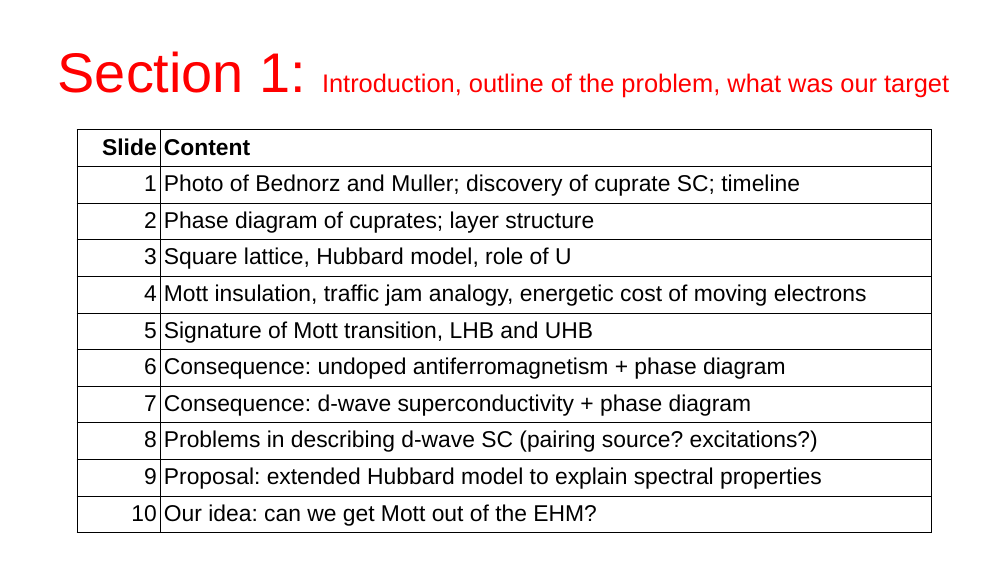
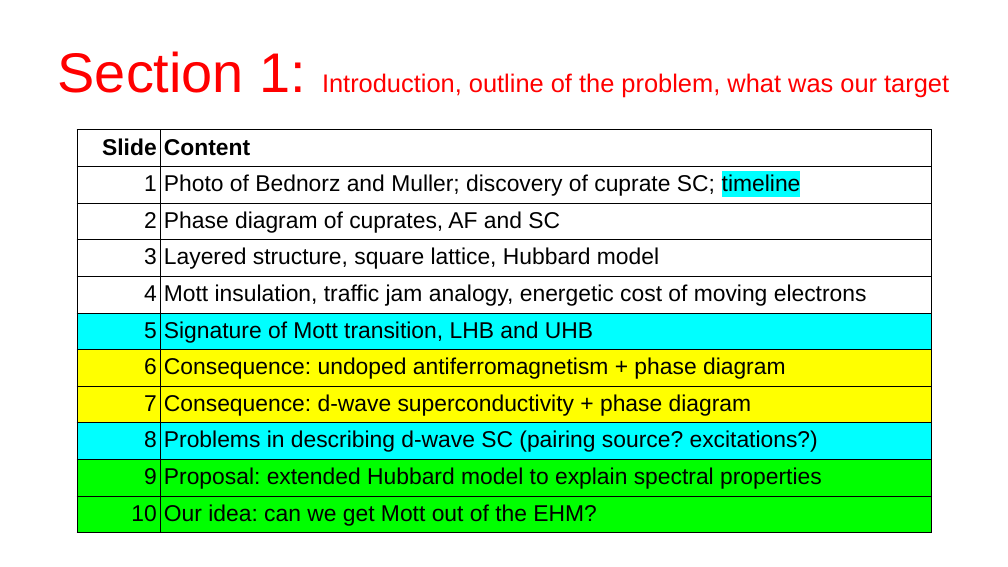
Before and after one commit to nepero27178/EHM-HF, a slide deck: slide 5 of Slides/draft.odp. Drawn at 1008x567 pixels with LibreOffice and Linux fonts; fonts in the diff are those of the drawing. Boxes give left, top, right and bottom in pixels: in the first picture for what was removed or moved away, otherwise in the second. Text is boxed around its words. In the diff, an @@ line names an element or a change of style, - is before the commit and + after.

Commit message:
progress on slides

```diff
--- a/Slides/draft.odp
+++ b/Slides/draft.odp
@@ table at box(77, 130, 931, 530) @@
-row 3, column 2: Phase diagram of cuprates; layer structure
+row 3, column 2: Phase diagram of cuprates, AF and SC
-row 4, column 2: Square lattice, Hubbard model, role of U
+row 4, column 2: Layered structure, square lattice, Hubbard model
@@ fill none to #00FFFF in 4 cells @@
@@ fill none to #FFFF00 in 4 cells @@
@@ fill none to #00FF00 in 4 cells @@
@@ highlight none to #00FFFF in "timeline" @@
```
Also in this commit, not shown: 34 other files.
